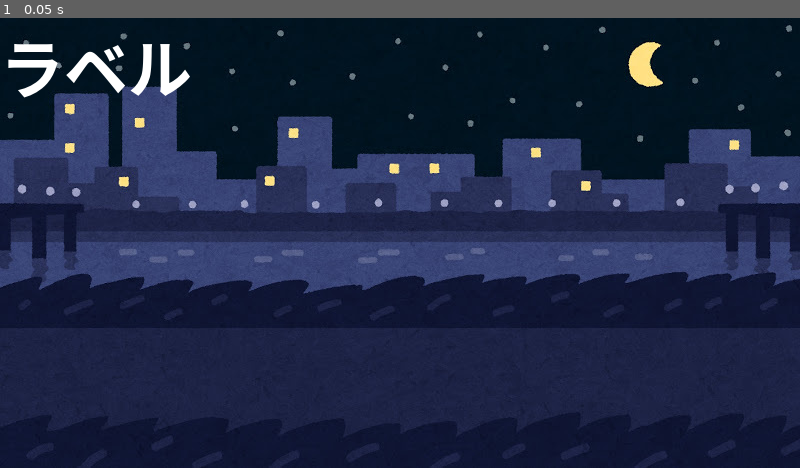
Above: before the commit, frame 1.
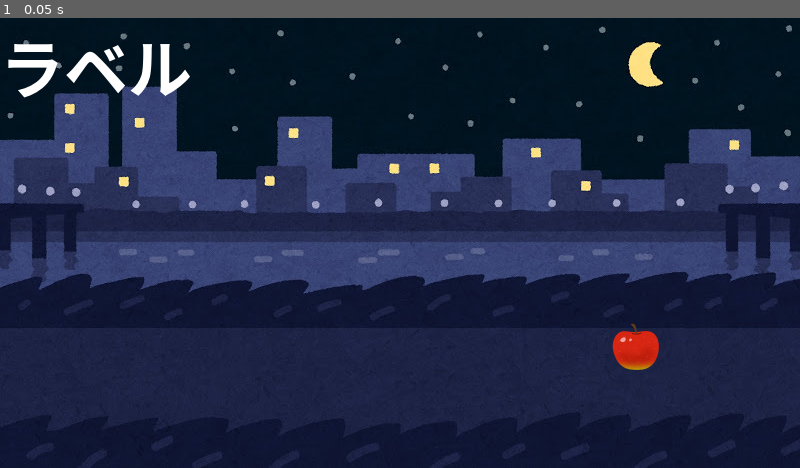
Above: after the commit, the same moment.

Repository: funahana-cpu/team9
Game: Godot game, scene res://my_world.tscn
Two runs of this game, one before a commit and one after it. Both use one fixed random seed, a clock stepped at 60 frames per second and the inputs below. The project has no main scene, so this scene is started directly.
Inputs:
- Up to frame 1 (0.05 s): no input

The runs differ from the first frame. In frame 1, 0.4% of the frame differs, in the area x 76-83%, y 67-79%.

Commit message:
Cがキャラ追加

Diff:
--- /dev/null
+++ b/game9/apple.gd
@@ -0,0 +1,11 @@
+extends Actor
+
+
+# Called when the node enters the scene tree for the first time.
+func _ready() -> void:
+	pass # Replace with function body.
+
+
+# Called every frame. 'delta' is the elapsed time since the previous frame.
+func _process(delta: float) -> void:
+	pass
--- /dev/null
+++ b/game9/apple.tscn
@@ -0,0 +1,17 @@
+[gd_scene format=3 uid="uid://c4evgsrgxssxn"]
+
+[ext_resource type="PackedScene" uid="uid://bpyevpyu03sxt" path="res://actor.tscn" id="1_whgpf"]
+[ext_resource type="Script" uid="uid://bs6ngn87ik7of" path="res://apple.gd" id="2_xniv1"]
+[ext_resource type="Texture2D" uid="uid://gf7upnism62q" path="res://img/APPLE.png" id="3_aq6lu"]
+
+[sub_resource type="CircleShape2D" id="CircleShape2D_0br04"]
+radius = 22.36068
+
+[node name="Apple" unique_id=1239789849 instance=ExtResource("1_whgpf")]
+script = ExtResource("2_xniv1")
+
+[node name="Sprite2D" parent="." index="0" unique_id=712688549]
+texture = ExtResource("3_aq6lu")
+
+[node name="CollisionShape2D" parent="." index="1" unique_id=881902376]
+shape = SubResource("CircleShape2D_0br04")
--- a/game9/my_world.tscn
+++ b/game9/my_world.tscn
@@ -2,6 +2,7 @@
 
 [ext_resource type="Script" uid="uid://wtcnsqp8n6dp" path="res://my_world.gd" id="1_ms5cr"]
 [ext_resource type="Texture2D" uid="uid://cu8r7k323oo07" path="res://img/MyWorld.jpg" id="2_cery3"]
+[ext_resource type="PackedScene" uid="uid://c4evgsrgxssxn" path="res://apple.tscn" id="3_cery3"]
 
 [node name="MyWorld" type="Node2D" unique_id=1137961271]
 script = ExtResource("1_ms5cr")
@@ -17,3 +18,6 @@
 offset_bottom = 23.0
 theme_override_font_sizes/font_size = 64
 text = "ラベル"
+
+[node name="Apple" parent="." unique_id=1239789849 instance=ExtResource("3_cery3")]
+position = Vector2(636, 329)
Not shown, added: game9/apple.gd.uid
